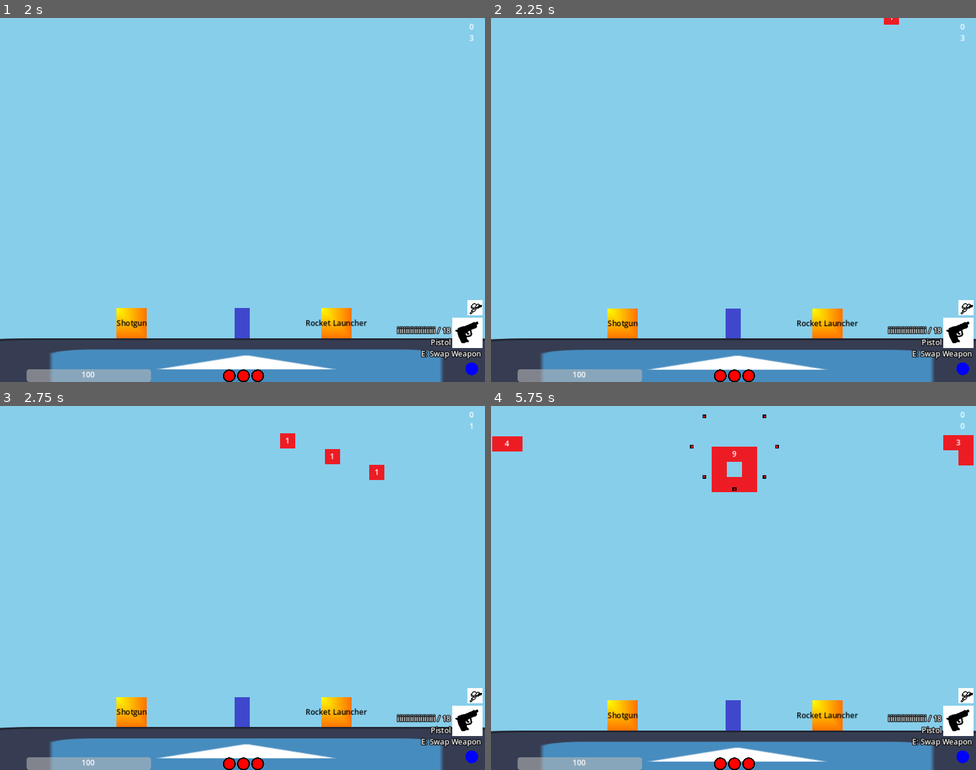
Above: before the commit, frames 1-4 (two rows, left to right).
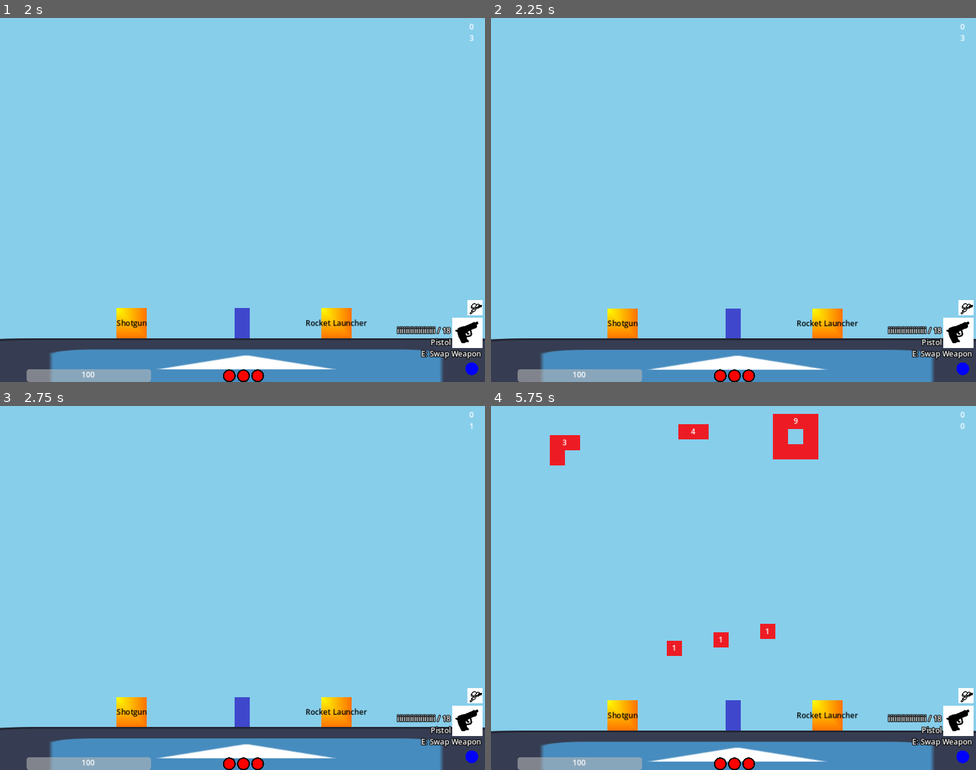
Above: after the commit, the same moments.

Repository: notMSB/bunk
Game: Godot game, scene res://scenes/menu.tscn
Same seed, same stepped clock (60 frames per second), same inputs: the game is played once before the commit and once after it. The engine's default icon, where the game draws it, is replaced by a stand-in: a white triangle on a blue panel in a dark square.
Inputs (mouse positions are in pixels of both pictures, inside the frame that each line leads up to):
- Up to frame 1 (2 s): click "Mobile" at 0.5 s; move the mouse to (349, 181) at 1.27 s; hold Right (ui_right) from 1.28 s (still down); tap Mouse wheel down (cycle held weapon) at 1.35 s; tap Space (jump) at 1.52 s
- Up to frame 2 (2.25 s): keep holding Right (ui_right); move the mouse to (636, 218) at 2.02 s; tap Q (exchange weapon) at 2.1 s
- Up to frame 3 (2.75 s): keep holding Right (ui_right); tap Space (jump) at 2.27 s
- Up to frame 4 (5.75 s): move the mouse to (782, 507) at 2.77 s; release Right (ui_right) at 2.78 s; hold Left (ui_left) 2.78-3.53 s; tap Shift (item) at 2.85 s; move the mouse to (709, 660) at 3.52 s; hold Right (ui_right) 3.53-5.03 s; tap Ctrl (misc) at 3.6 s; tap Space (jump) at 3.77, 4.52, 5.27 s; move the mouse to (879, 642) at 4.27 s; press the mouse at (879, 642) at 4.28 s; move the mouse to (588, 533) at 5.02 s; release the mouse at (588, 533) at 5.03 s; hold Left (ui_left) from 5.03 s (still down); tap Mouse wheel down (cycle held weapon) at 5.1 s

Frame 1 is identical in both runs. In frame 2, less than 0.1% of the frame differs, in the area x 81-85%, y 0-2%; in frame 3, 0.4%; in frame 4, 3.8%, in the area x 0-100%, y 2-69%.

Commit message:
Finished enemy waves

Diff:
--- a/Enemy Waves/Enemy wave 01.tscn
+++ b/Enemy Waves/Enemy wave 01.tscn
@@ -15,7 +15,7 @@
 position = Vector2(475, -56)
 
 [node name="Swarmer" parent="." instance=ExtResource("7_rtp1u")]
-position = Vector2(276, 192)
+position = Vector2(238, -19)
 
 [node name="Clam" parent="." instance=ExtResource("6_p3i71")]
-position = Vector2(-14, -32)
+position = Vector2(-18, -89)
--- a/scripts/spawner.gd
+++ b/scripts/spawner.gd
@@ -42,6 +42,8 @@
 
 # Get all wave assets in "enemy waves" folder to be used later
 var enemyWavesArray = Global.getFilePathsByExtension("res://Enemy Waves/", "tscn")
+var enemyWavesRandomYSpawnMax = -768/2	# Max height enemies will randomly set their spawn position to
+var enemyWavesRandomXSpawnMax = 1024/2	# Max distance enemies will randomly set their spawn position to from centre
 var enemyOdds : Array	# Should be the same number of entries of waves. Dictates how likely a specific wave can be chosen
 
 # Data for each wave
@@ -49,8 +51,8 @@
 var enemyWavesData = {
 	0 : {
 			wave_delay_next			= 1.0	# Delay applied when this wave spawns for the next wave. This allows customization of spawn times
-		,	randomize_horizontally 	= true	# Randomize positions of all elements horizontally
-		,	randomize_vertically 	= true	# Randomize positions of all elements vertically
+		,	randomize_horizontally 	= false	# Randomize positions of all elements horizontally
+		,	randomize_vertically 	= false	# Randomize positions of all elements vertically
 	}
 	, 1 : {
 			wave_delay_next 		= 2.0
@@ -64,8 +66,8 @@
 	}
 	, 3 : {
 			wave_delay_next 		= 4.0
-		,	randomize_horizontally 	= false
-		,	randomize_vertically 	= false
+		,	randomize_horizontally 	= true
+		,	randomize_vertically 	= true
 	}
 }
 
@@ -221,15 +223,36 @@
 		# Spawn wave at top centre of screen
 		newSpawn.global_position = Vector2(center.x, center.y - topSpawnMod)
 
-		# Set up each enemy in the wave
+		# Set up each instance in the wave
 		for _e in newSpawn.get_child_count():
-			var _wave_instance = newSpawn.get_child(_e)
+			# Get first instance, as we reparent each one
+			var _wave_instance = newSpawn.get_child(0)
+
+			# Randomize positions of instances in the wave if able
+			if(enemyWavesData[enemy_wave_spawn_index].randomize_horizontally):
+				_wave_instance.position.x = randf_range(enemyWavesRandomXSpawnMax, -enemyWavesRandomXSpawnMax)
+				pass
+
+			if(enemyWavesData[enemy_wave_spawn_index].randomize_vertically):
+				_wave_instance.position.y = randf_range(enemyWavesRandomYSpawnMax, 0)
+				pass
+
+			# Put instance to spawner instance
+			#var _old_position = _wave_instance.global_position
+			_wave_instance.reparent(self, true)
+			#_wave_instance.global_position = _old_position
+
+			# Set up instance after repositioning/moving to spawner
 			_wave_instance.setup(CAMERA, PLAYER)
+
 			pass
 
 		# Delay next wave by this wave's time
 		# Multiplies the delay by default timer delay, so it scales with height
 		timer_new_delay = enemyWavesData[enemy_wave_spawn_index].wave_delay_next * get_timer()
+
+		# Clean up leftover "wave" instance as it's no longer needed
+		newSpawn.queue_free()
 		pass
 
 	#if PLAYER.mobile: newSpawn.scale *= 2
